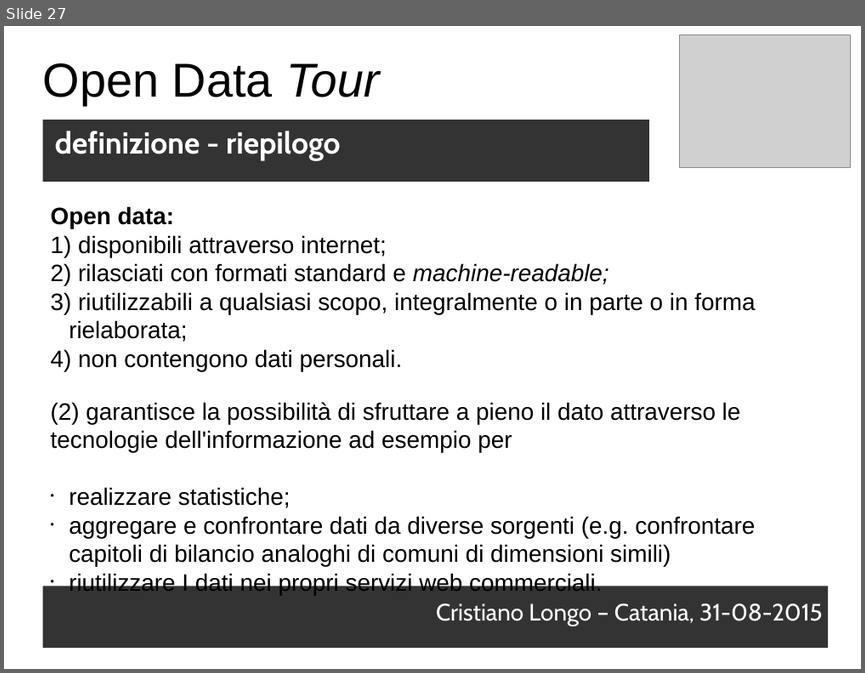
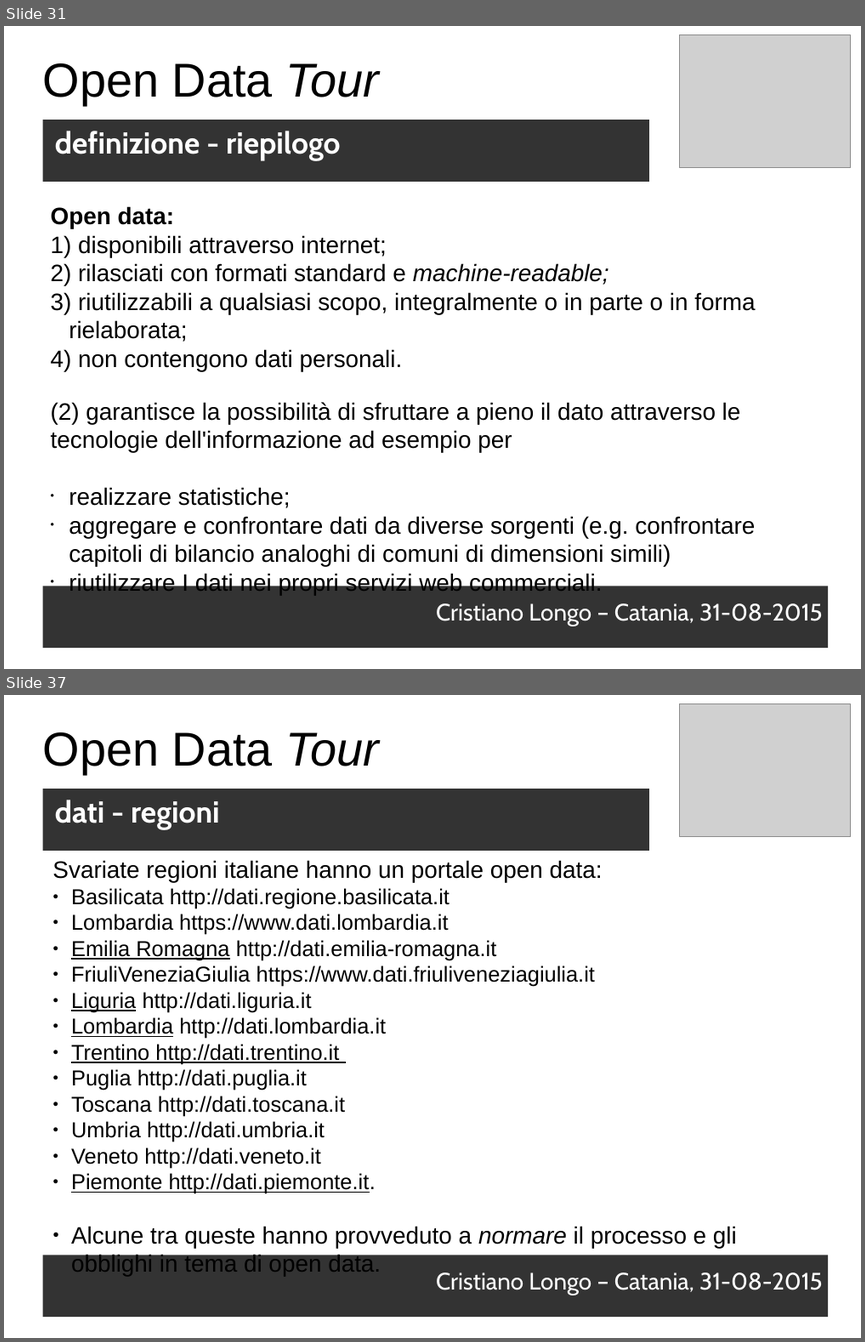
Before and after one commit to opendatahacklab/opendatatour, a slide deck: slides/31082015.odp. Shown one above the other, each under a label of ours: slide 27 before the commit, slides 31 and 37 after it; the slides between them are not shown. The pictures are 865x673 and 865x1342 pixels, drawn with LibreOffice and Linux fonts; fonts in the diff are those of the drawing; grey boxes stand for pictures. Boxes give left, top, right and bottom in pixels: in the first picture for what was removed or moved away, otherwise in the second. Text is boxed around its words. In the diff, an @@ line names an element or a change of style, - is before the commit and + after.

Commit message:
opendatatour cope - dati

```diff
--- a/slides/31082015.odp
+++ b/slides/31082015.odp
@@ slide 37 added at [4, 695, 861, 1338], background #FFFFFF @@
@@ picture added at [680, 704, 851, 836] @@
@@ text added at [43, 732, 380, 774], 44 pt, text #000000 @@
+Open Data Tour
@@ text added at [43, 789, 649, 851], fill #333333, 28 pt, text #FFFFFF, bold @@
+dati - regioni
@@ text added at [52, 860, 737, 1276], 20 pt, text #000000 @@
+Svariate regioni italiane hanno un portale open data:
+● Basilicata http://dati.regione.basilicata.it
+● Lombardia https://www.dati.lombardia.it
+● Emilia Romagna http://dati.emilia-romagna.it
+● FriuliVeneziaGiulia https://www.dati.friuliveneziagiulia.it
+● Liguria http://dati.liguria.it
+● Lombardia http://dati.lombardia.it
+● Trentino http://dati.trentino.it
+● Puglia http://dati.puglia.it
+● Toscana http://dati.toscana.it
+● Umbria http://dati.umbria.it
+● Veneto http://dati.veneto.it
+● Piemonte http://dati.piemonte.it.
+● Alcune tra queste hanno provveduto a normare il processo e gli obblighi in tema di open data.
@@ text added at [43, 1255, 828, 1316], fill #333333, 22 pt, text #FFFFFF @@
+Cristiano Longo – Catania, 31-08-2015
@@ what was slide 27 is now slide 31 @@
```
Also in this commit, not shown: 1 slide changed, 24 other slides added, 1 slide removed, 1 other file.
